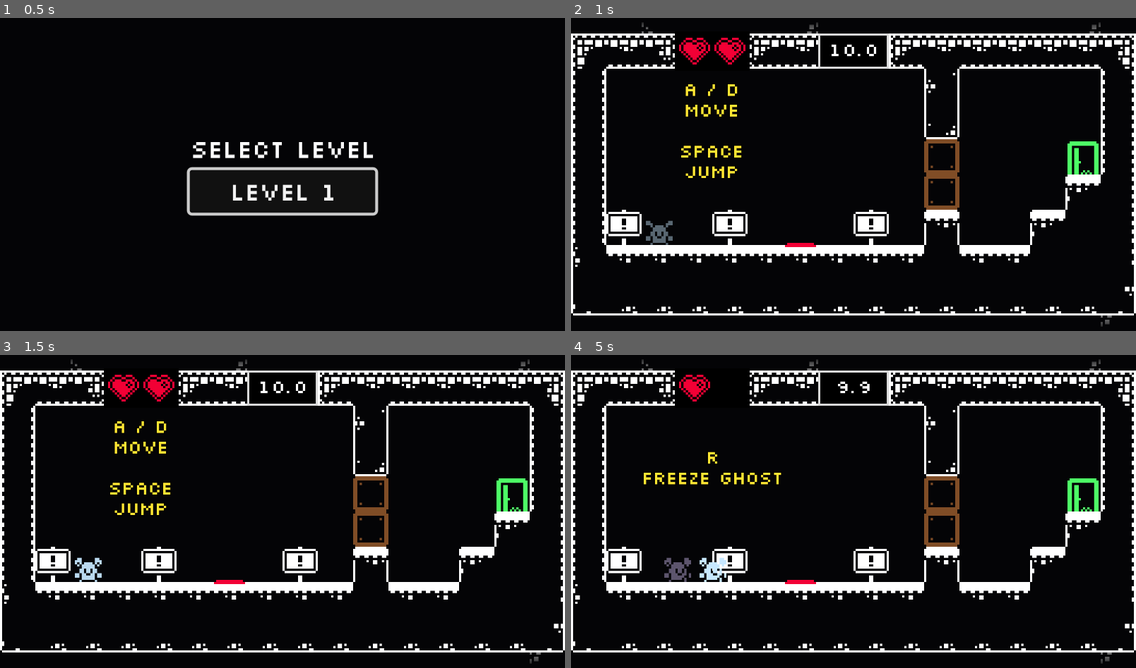
Above: before the commit, frames 1-4 (two rows, left to right).
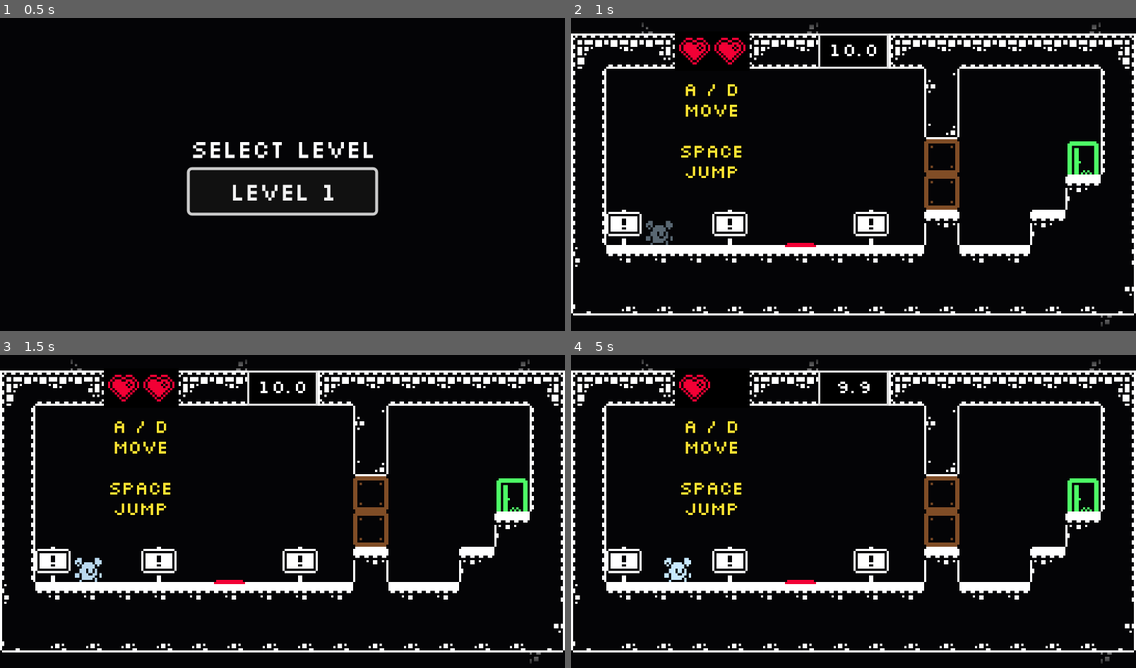
Above: after the commit, the same moments.

Repository: moellh/gmtk-game-jam-2026
Game: Godot game, scene res://src/level_select.tscn
Same seed, same stepped clock (60 frames per second), same inputs: the game is played once before the commit and once after it.
Inputs:
- Up to frame 1 (0.5 s): no input
- Up to frame 2 (1 s): click "Level 1" at 0.5 s
- Up to frame 3 (1.5 s): hold Right (move_right) from 1.28 s (still down); tap C (clear) at 1.35 s
- Up to frame 4 (5 s): tap Space (jump) at 1.52, 2.27, 3.77, 4.52 s; tap C (clear) every 0.75 s from 2.1 to 4.35 s; release Right (move_right) at 2.78 s; hold Left (move_left) 2.78-3.53 s; hold Right (move_right) from 3.53 s (still down); tap R (restart) at 4.9 s

Frame 1 is identical in both runs. In frame 2, less than 0.1% of the frame differs, in the area x 13-18%, y 64-72%; in frame 3, less than 0.1%; in frame 4, 1.5%, in the area x 12-38%, y 21-73%.

Commit message:
rm: side spawn

Diff:
--- a/src/figure.gd
+++ b/src/figure.gd
@@ -19,14 +19,9 @@
 @onready var sprite: AnimatedSprite2D = $AnimatedSprite2D
 
 func apply_action(action: Dictionary, delta: float) -> void:
-	# A teleported body retains its old floor flag until move_and_slide runs again.
-	var grounded := is_on_floor() and not first_step_after_reset
-	first_step_after_reset = false
+	if not is_on_floor(): velocity += get_gravity() * delta
 
-	if not grounded:
-		velocity += get_gravity() * delta
-
-	ledge_timer = LEDGE_TIME if grounded else ledge_timer - delta
+	ledge_timer = LEDGE_TIME if is_on_floor() else ledge_timer - delta
 	buffer_timer = JUMP_BUFFER if action[JUMP_PRESSED] else buffer_timer - delta
 	if buffer_timer > 0.0 and ledge_timer > 0.0:
 		velocity.y = JUMP_VELOCITY
@@ -47,14 +42,8 @@
 	update_animation(move_axis)
 
 func reset_figure(spawn_position: Vector2) -> void:
-	ledge_timer = 0.0
-	buffer_timer = 0.0
-	first_step_after_reset = true
 	velocity = Vector2.ZERO
 	global_position = spawn_position
-	sprite.flip_h = false
-	sprite.play(&"idle")
-	sprite.set_frame_and_progress(0, 0.0)
 
 func update_animation(move_axis: float) -> void:
 	if not is_on_floor():
--- a/src/game.gd
+++ b/src/game.gd
@@ -22,7 +22,6 @@
 
 @export var next_level: PackedScene
 @export_range(1, 10, 1) var max_figures := 2
-@export var figure_spawn_offsets: Array[Vector2] = []
 
 @onready var player: CharacterBody2D = $Player
 @onready var world_camera: Camera2D = $WorldCamera
@@ -44,7 +43,7 @@
 func _ready() -> void:
 	get_viewport().size_changed.connect(update_world_camera)
 	update_world_camera()
-	player.reset(live_attempt_spawn_offset(0))
+	player.reset()
 	build_life_hearts()
 	update_life_hearts()
 	update_hud()
@@ -188,7 +187,7 @@
 	timer = ROUND_TIME
 	finished_figures = 0
 	get_tree().call_group("ghosts", "queue_free")
-	player.reset(live_attempt_spawn_offset(0))
+	player.reset()
 	update_life_hearts()
 
 func next_round() -> void:
@@ -202,16 +201,11 @@
 	add_child(player.spawn_ghost())
 	get_tree().call_group("ghosts", "restart")
 
-	player.reset(live_attempt_spawn_offset(finished_figures))
+	player.reset()
 	update_life_hearts()
 
 func remaining_figures() -> int:
 	return maxi(max_figures - finished_figures, 0)
-
-func live_attempt_spawn_offset(completed_figures: int) -> Vector2:
-	if completed_figures < figure_spawn_offsets.size():
-		return figure_spawn_offsets[completed_figures]
-	return Vector2.ZERO
 
 func build_life_hearts() -> void:
 	var frames := SpriteFrames.new()
--- a/src/player.gd
+++ b/src/player.gd
@@ -19,6 +19,7 @@
 		JUMP_PRESSED: Input.is_action_just_pressed("jump"),
 		JUMP_RELEASED: Input.is_action_just_released("jump"),
 	}
+
 	apply_action(action, delta)
 	recording.append(action)
 
@@ -29,7 +30,7 @@
 	ghost.add_to_group("ghosts")
 	return ghost
 
-func reset(spawn_offset := Vector2.ZERO) -> void:
+func reset() -> void:
 	recording = []
-	recording_start = spawn + spawn_offset
+	recording_start = spawn
 	reset_figure(recording_start)
